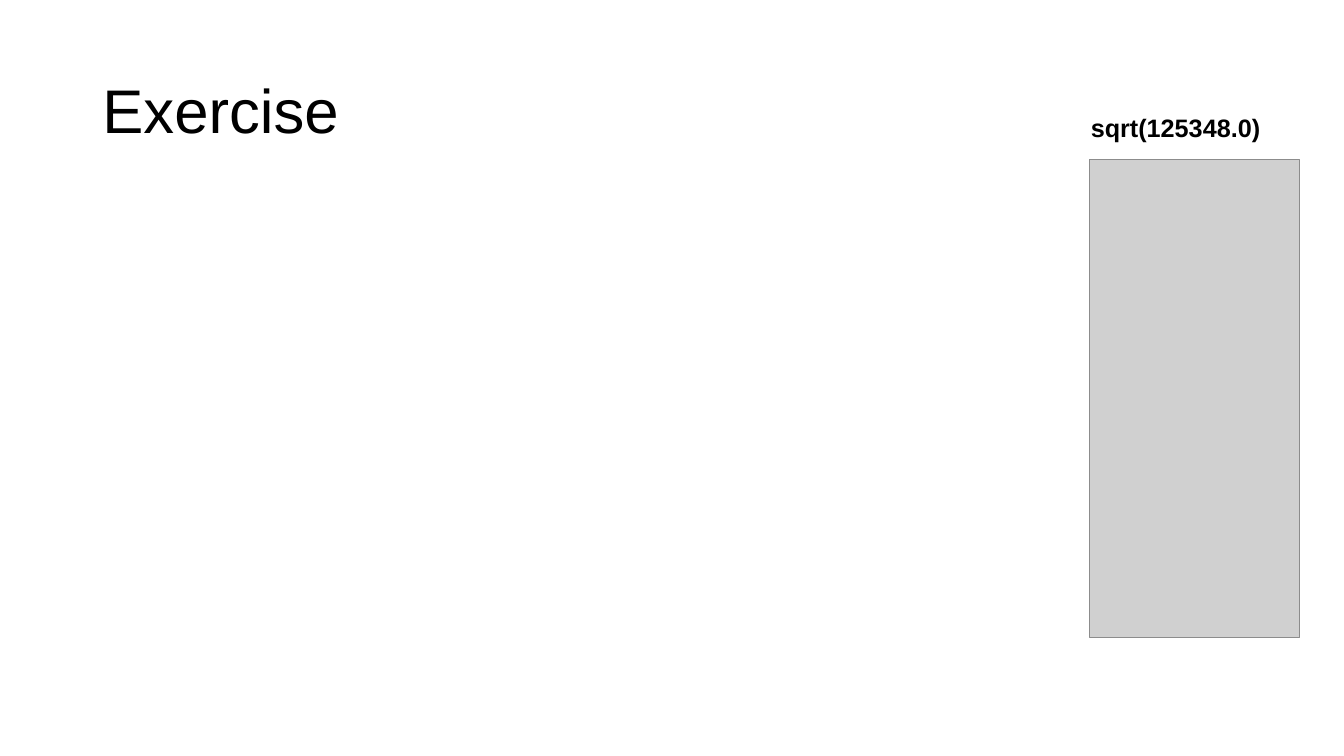
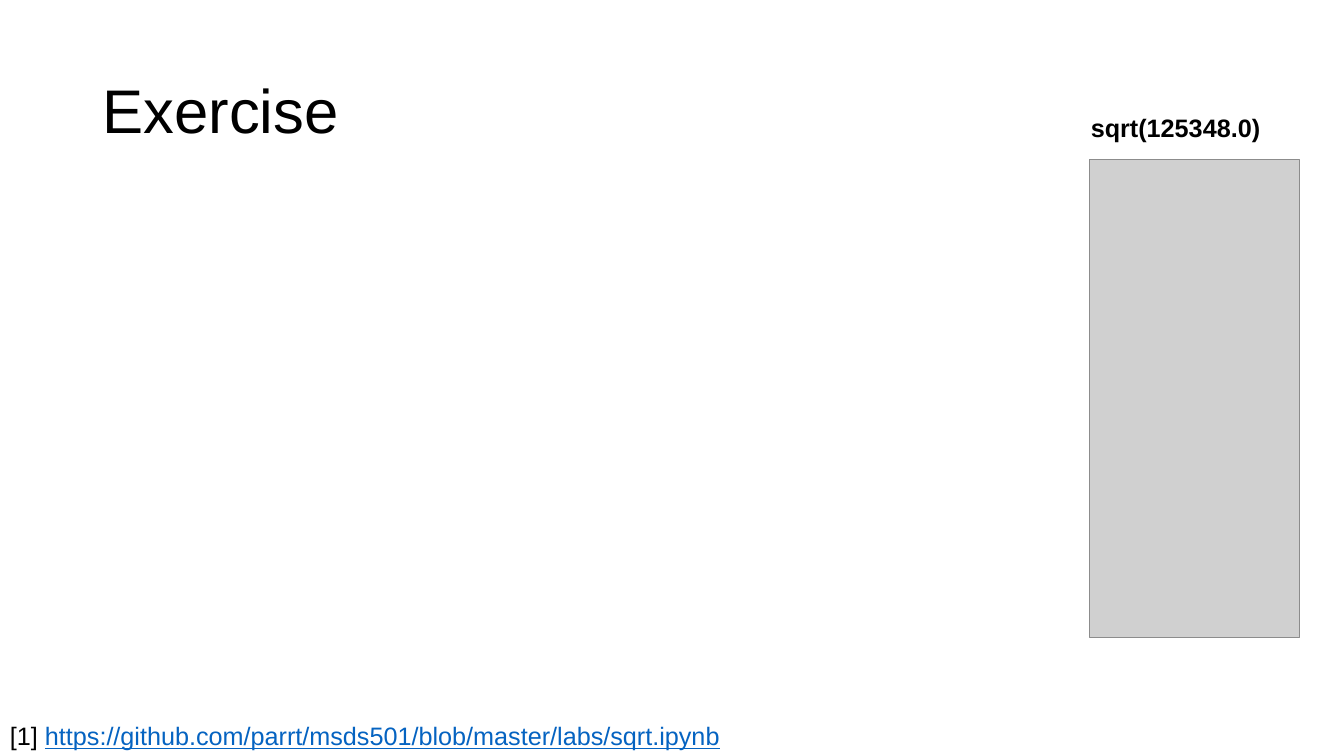
Before and after one commit to parrt/msds501, a slide deck: slide 9 of slides/sqrt.pptx. Drawn at 1344x756 pixels with LibreOffice and Linux fonts; fonts in the diff are those of the drawing; grey boxes stand for pictures; background and template pictures are left out. Boxes give left, top, right and bottom in pixels: in the first picture for what was removed or moved away, otherwise in the second. Text is boxed around its words. In the diff, an @@ line names an element or a change of style, - is before the commit and + after.

```diff
--- a/slides/sqrt.pptx
+++ b/slides/sqrt.pptx
@@ text added at <box>10,726,720,751</box>, 18 pt, text #0563C1, underline @@
+[1] https://github.com/parrt/msds501/blob/master/labs/sqrt.ipynb
```
Also in this commit, not shown: 1 other file.
